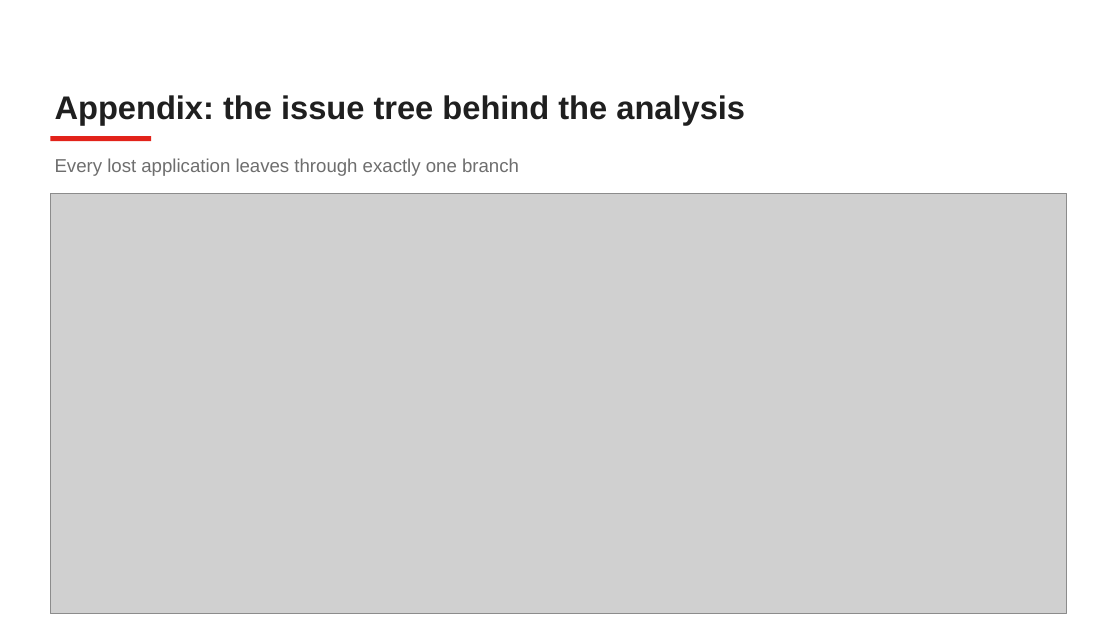
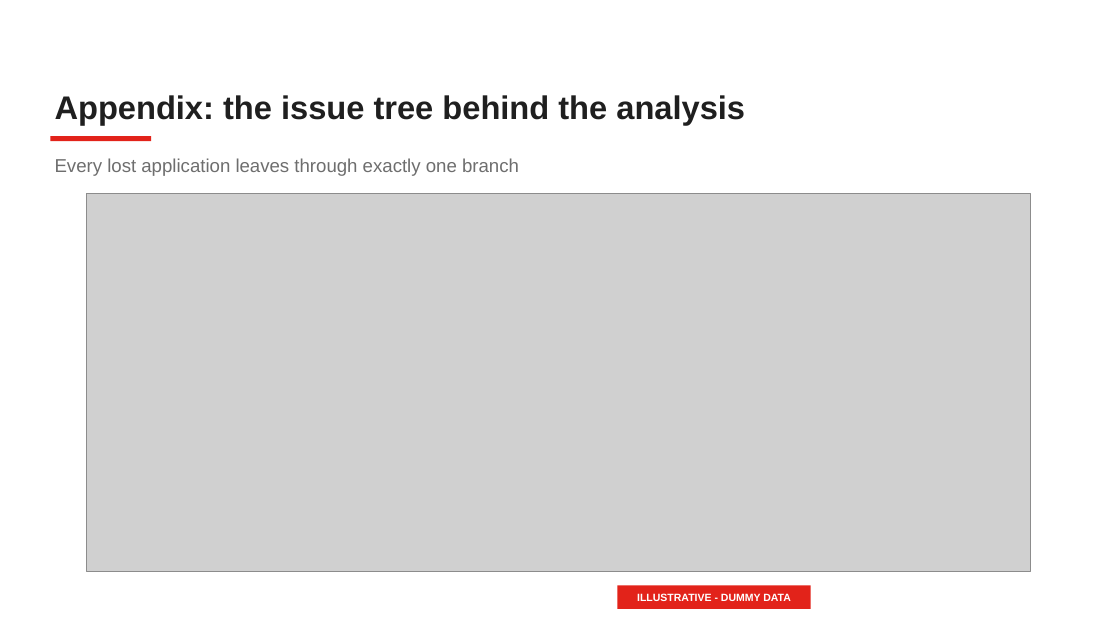
Before and after one commit to Mamel-lop/pstack-loki, a slide deck: slide 16 of decks/ocbc-unsecured-pl/deck.pptx. Drawn at 1120x630 pixels with LibreOffice and Linux fonts; fonts in the diff are those of the drawing; grey boxes stand for pictures. Boxes give left, top, right and bottom in pixels: in the first picture for what was removed or moved away, otherwise in the second. Text is boxed around its words. In the diff, an @@ line names an element or a change of style, - is before the commit and + after.

```diff
--- a/decks/ocbc-unsecured-pl/deck.pptx
+++ b/decks/ocbc-unsecured-pl/deck.pptx
@@ picture: place and size @@
-picture at bbox=[50, 193, 1067, 614]
+picture at bbox=[87, 193, 1030, 571]
@@ rectangle added at bbox=[618, 586, 811, 609], fill #E2231A, 9 pt, text #FFFFFF, bold @@
+ILLUSTRATIVE - DUMMY DATA
```
Also in this commit, not shown: 4 other slides changed, 11 other files.
